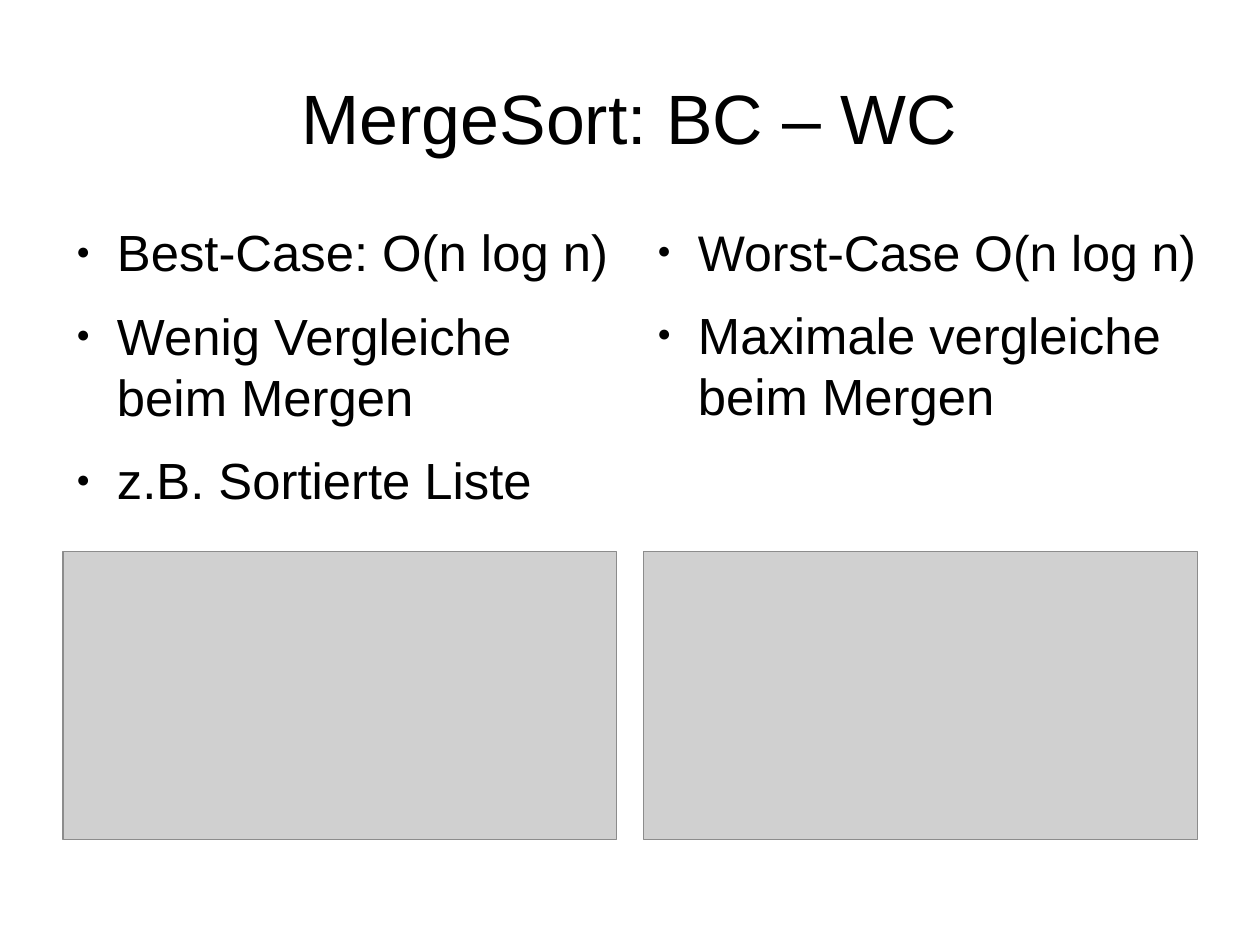
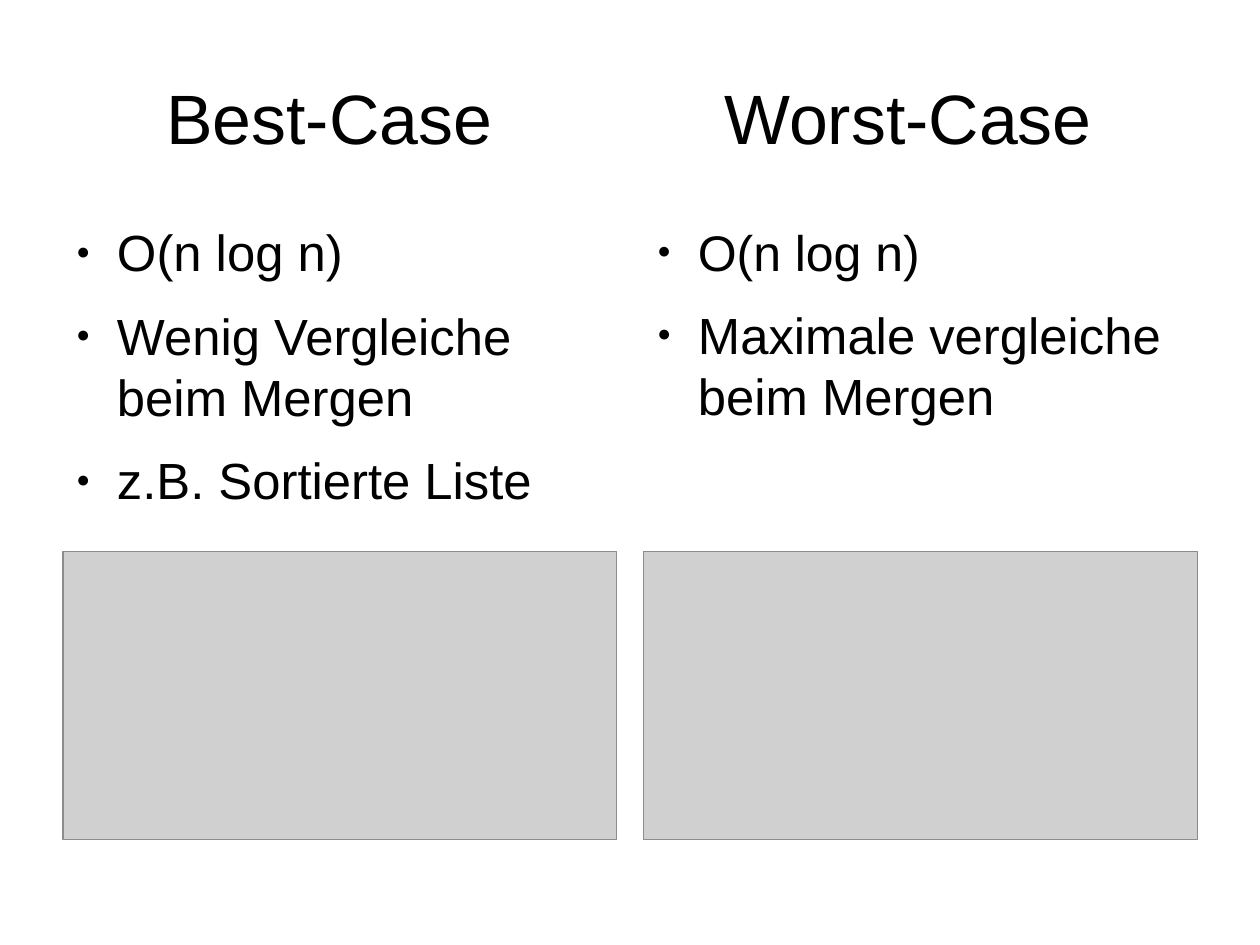
Before and after one commit to hdaTobias/WAI1, a slide deck: slide 2 of Unbenannt 1.odp. Drawn at 1260x945 pixels with LibreOffice and Linux fonts; fonts in the diff are those of the drawing; grey boxes stand for pictures. Boxes give left, top, right and bottom in pixels: in the first picture for what was removed or moved away, otherwise in the second. Text is boxed around its words. In the diff, an @@ line names an element or a change of style, - is before the commit and + after.

```diff
--- a/Unbenannt 1.odp
+++ b/Unbenannt 1.odp
@@ title at (x1=166, y1=95, x2=1091, y2=145): text changed @@
-MergeSort: BC – WC
+Best-Case Worst-Case
@@ text at (x1=117, y1=234, x2=343, y2=282): text changed @@
-● Best-Case: O(n log n)
+● O(n log n)
@@ text at (x1=698, y1=234, x2=919, y2=281): text changed @@
-● Worst-Case O(n log n)
+● O(n log n)
```
Also in this commit, not shown: 5 other slides changed, 1 slide added, 2 slides removed, 2 other files.
